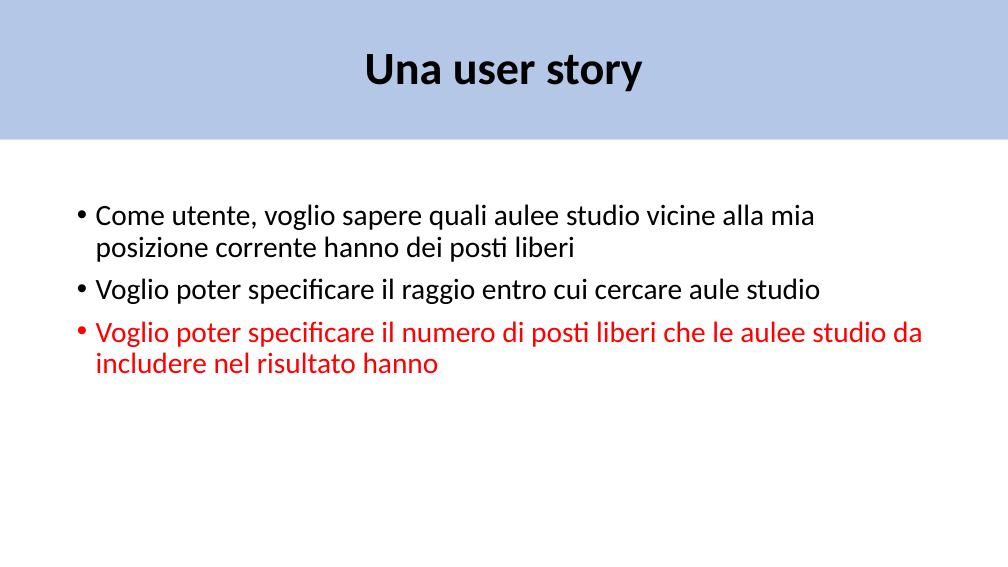
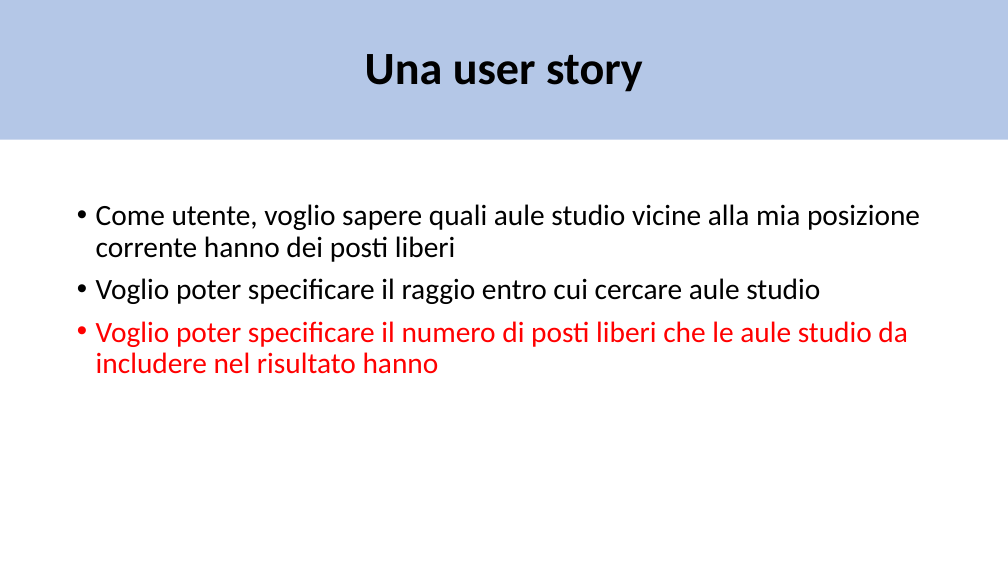
Before and after one commit to matte21/CalcM, a slide deck: slide 7 of ontologia.pptx (slide 5 before the commit). Drawn at 1008x567 pixels with LibreOffice and Linux fonts; fonts in the diff are those of the drawing. Boxes give left, top, right and bottom in pixels: in the first picture for what was removed or moved away, otherwise in the second. Text is boxed around its words. In the diff, an @@ line names an element or a change of style, - is before the commit and + after.

```diff
--- a/ontologia.pptx
+++ b/ontologia.pptx
@@ text at box(96, 204, 920, 262): text changed @@
-• Come utente, voglio sapere quali aulee studio vicine alla mia posizione corrente hanno dei posti liberi
+• Come utente, voglio sapere quali aule studio vicine alla mia posizione corrente hanno dei posti liberi
@@ text at box(96, 321, 908, 374): text changed @@
-• Voglio poter specificare il numero di posti liberi che le aulee studio da includere nel risultato hanno
+• Voglio poter specificare il numero di posti liberi che le aule studio da includere nel risultato hanno
```
Also in this commit, not shown: 4 other slides changed, 3 slides added, 2 slides removed, 1 other file.
